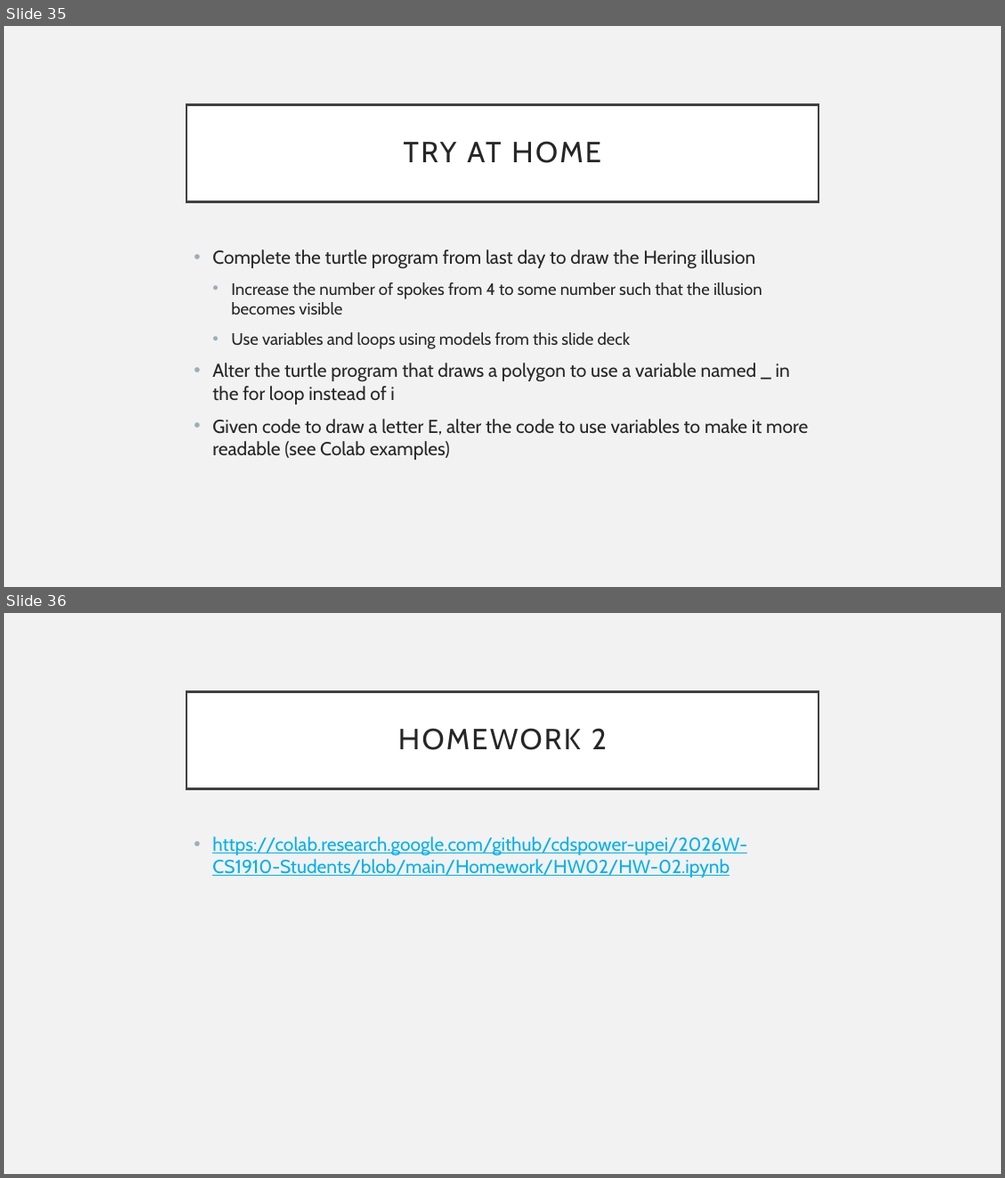
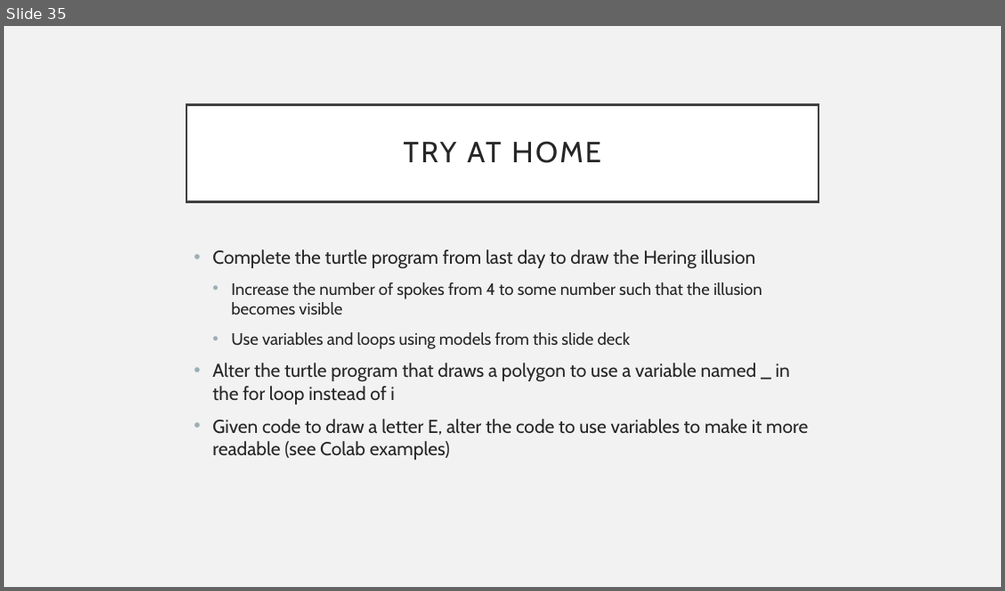
Before and after one commit to UPEI-CS/CS1910-Students, a slide deck: lectures/03-Variables-Literals-Types/CS1910_Variables-Literals-Types_Lecture.pptx. Shown one above the other, each under a label of ours: slides 35 and 36 before the commit, slide 35 after it. The pictures are 1005x1178 and 1005x591 pixels, drawn with LibreOffice and Linux fonts; fonts in the diff are those of the drawing. Boxes give left, top, right and bottom in pixels: in the first picture for what was removed or moved away, otherwise in the second. Text is boxed around its words. In the diff, an @@ line names an element or a change of style, - is before the commit and + after.

```diff
--- a/lectures/03-Variables-Literals-Types/CS1910_Variables-Literals-Types_Lecture.pptx
+++ b/lectures/03-Variables-Literals-Types/CS1910_Variables-Literals-Types_Lecture.pptx
@@ slide 36 removed at (x1=4, y1=613, x2=1001, y2=1174), background #F2F2F2 @@
@@ title removed at (x1=186, y1=691, x2=818, y2=788) @@
-HOMEWORK 2
@@ text removed at (x1=212, y1=836, x2=747, y2=877) @@
-• https://colab.research.google.com/github/cdspower-upei/2026W-CS1910-Students/blob/main/Homework/HW02/HW-02.ipynb
```
Also in this commit, not shown: 1 slide changed, 1 slide added, 1 other slide removed, 1 other file.
